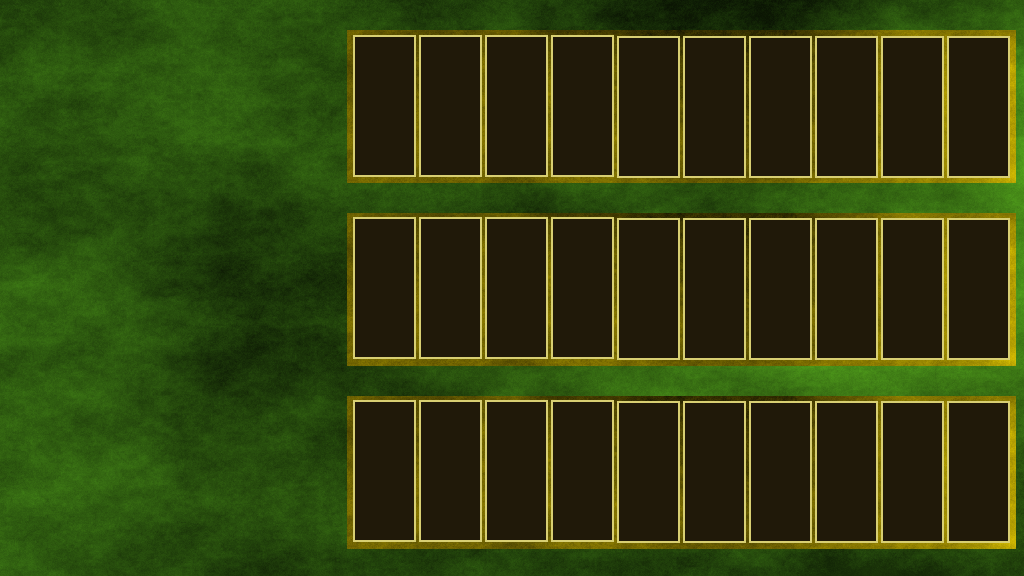
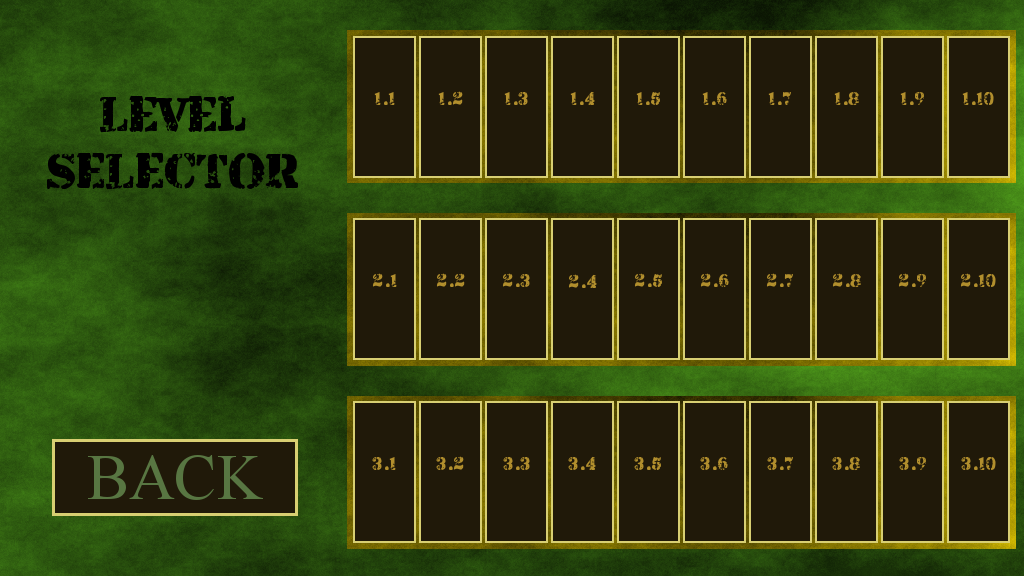
Layers edited between the first and the second w=1024, h=576 image:
added layer "3.10" above "Level ..." over [372, 91, 996, 471]
added layer "Level ..." above "BACK" over [47, 95, 298, 190]
added layer "BACK" above "Calque" over [88, 455, 263, 500]
added layer "Calque" above "Calque Copié #6" over [52, 439, 298, 516]
painted on "Calque Copié #6" over [353, 35, 614, 543]
